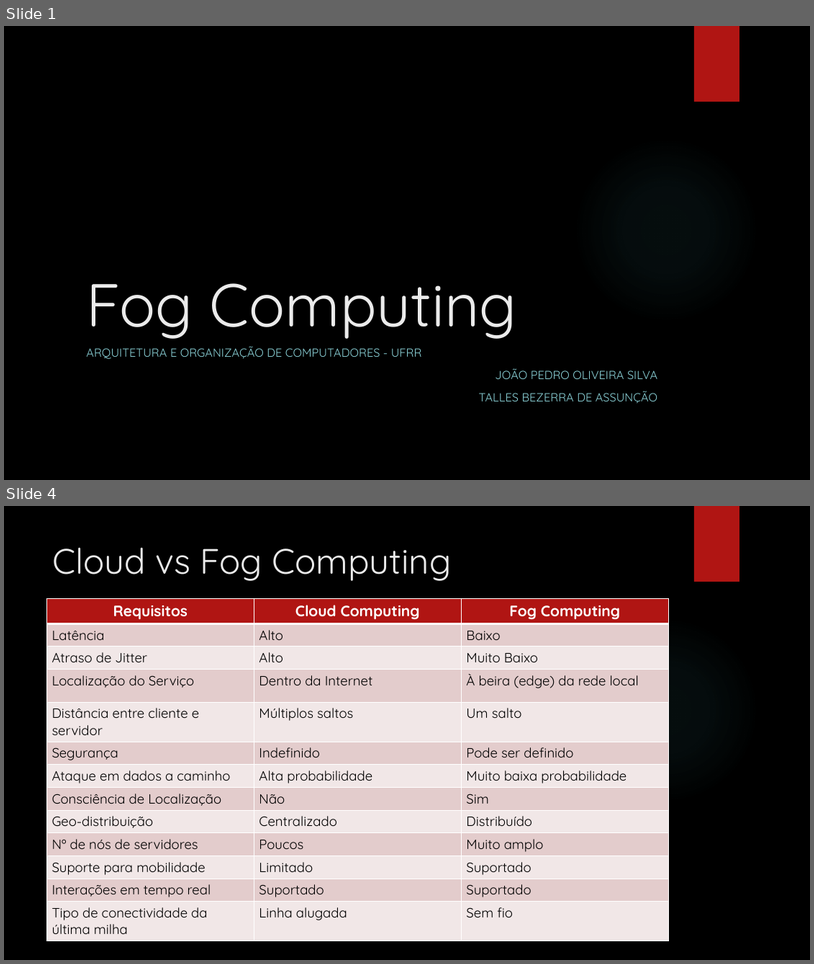
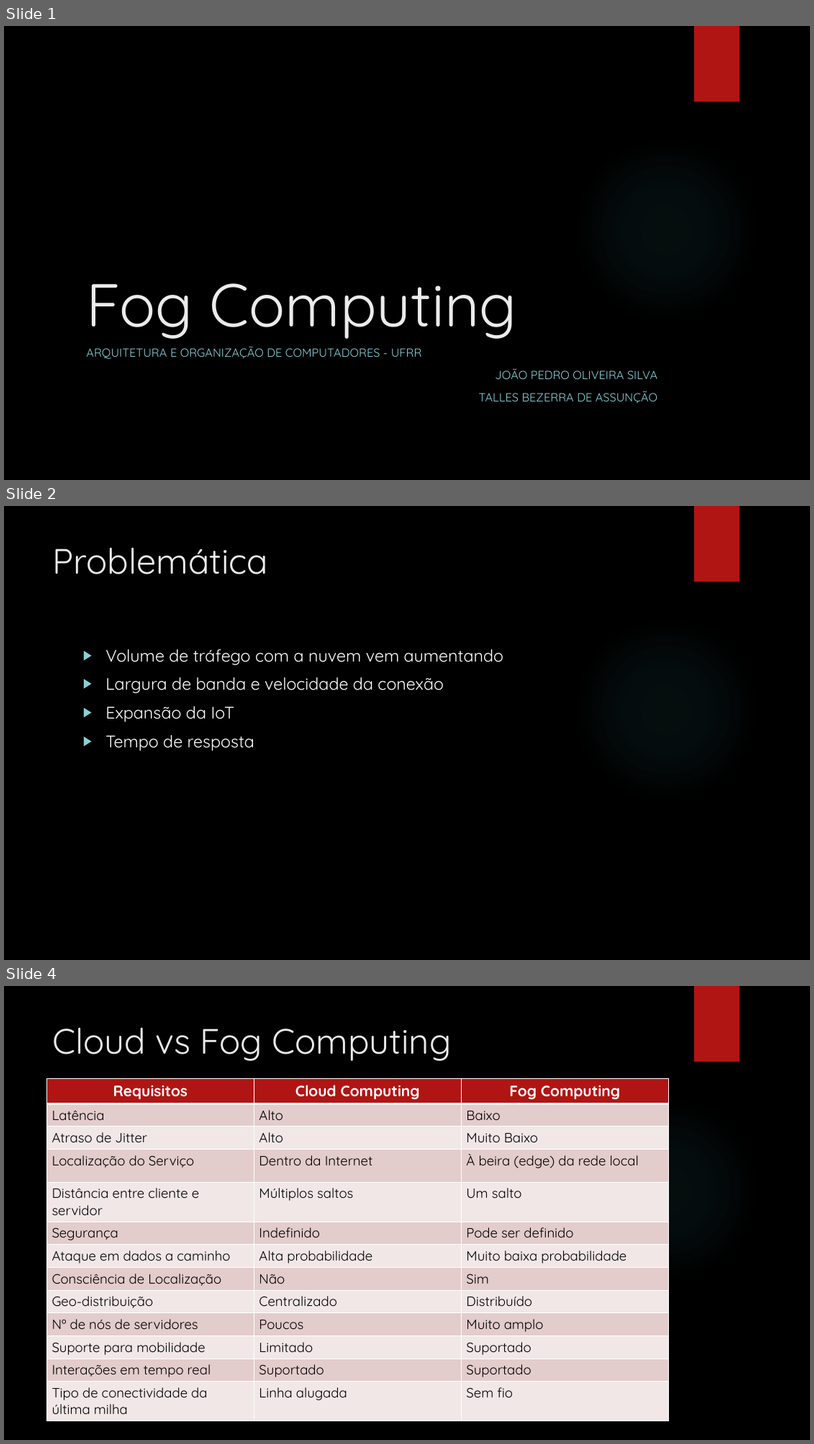
Before and after one commit to SephirothZX/AOC_2017_JPTB_FogComputing, a slide deck: Fog Computing.pptx. Shown one above the other, each under a label of ours: slides 1 and 4 before the commit, slides 1, 2 and 4 after it; the slides between them are not shown. The pictures are 814x964 and 814x1444 pixels, drawn with LibreOffice and Linux fonts; fonts in the diff are those of the drawing; background and template pictures are left out. Boxes give left, top, right and bottom in pixels: in the first picture for what was removed or moved away, otherwise in the second. Text is boxed around its words. In the diff, an @@ line names an element or a change of style, - is before the commit and + after.

```diff
--- a/Fog Computing.pptx
+++ b/Fog Computing.pptx
@@ slide 2 added at (4,506,810,960), background picture (left out); not listed: 2 template elements that a slide beside it also shows @@
@@ title added at (53,547,269,574), 42 pt, text #EBEBEB @@
+Problemática
@@ text added at (106,649,504,751), 20 pt, text #FFFFFF @@
+▶ Volume de tráfego com a nuvem vem aumentando
+▶ Largura de banda e velocidade da conexão
+▶ Expansão da IoT
+▶ Tempo de resposta
```
Also in this commit, not shown: 1 other slide added, 2 slides removed.
